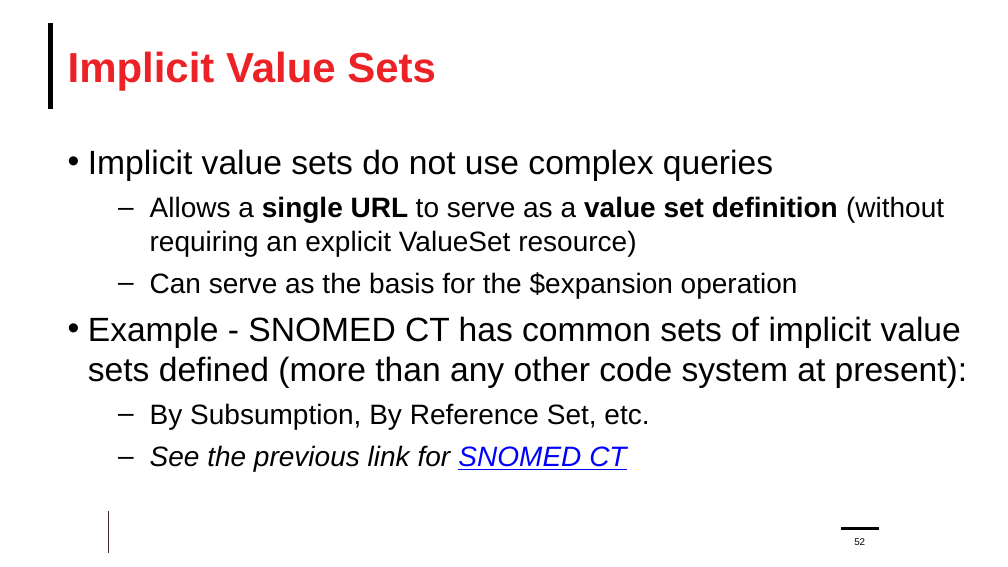
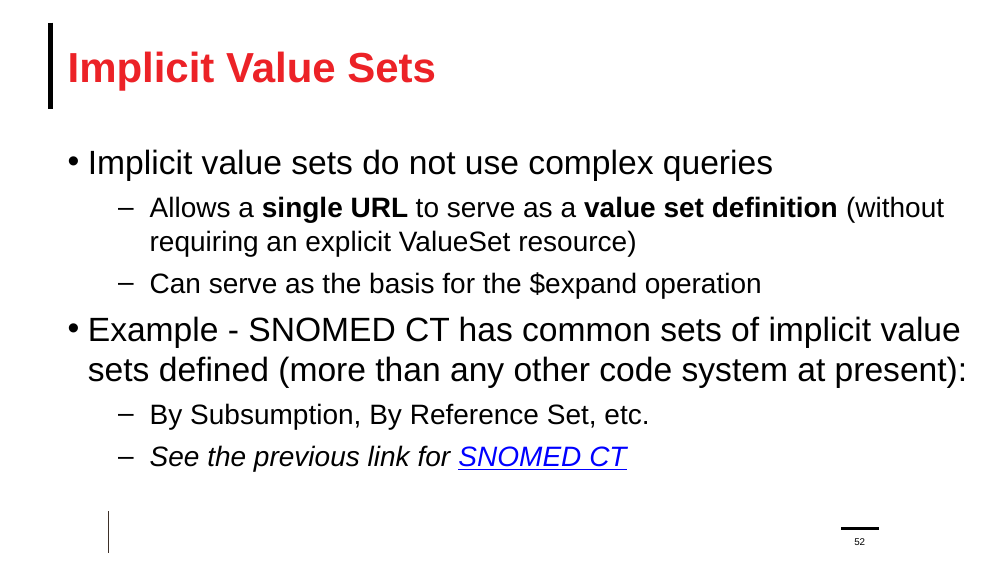
Before and after one commit to FHIR/documents, a slide deck: slide 52 of presentations/2024-04 Webinars/FHIR-Terminology-Part-2-2024-04-24.pptx. Drawn at 1008x567 pixels with LibreOffice and Linux fonts; fonts in the diff are those of the drawing; background and template pictures are left out. Boxes give left, top, right and bottom in pixels: in the first picture for what was removed or moved away, otherwise in the second. Text is boxed around its words. In the diff, an @@ line names an element or a change of style, - is before the commit and + after.

```diff
--- a/presentations/2024-04 Webinars/FHIR-Terminology-Part-2-2024-04-24.pptx
+++ b/presentations/2024-04 Webinars/FHIR-Terminology-Part-2-2024-04-24.pptx
@@ text at (150,272,762,298): text changed @@
-  – Can serve as the basis for the $expansion operation
+  – Can serve as the basis for the $expand operation
```
Also in this commit, not shown: 19 other slides changed.
